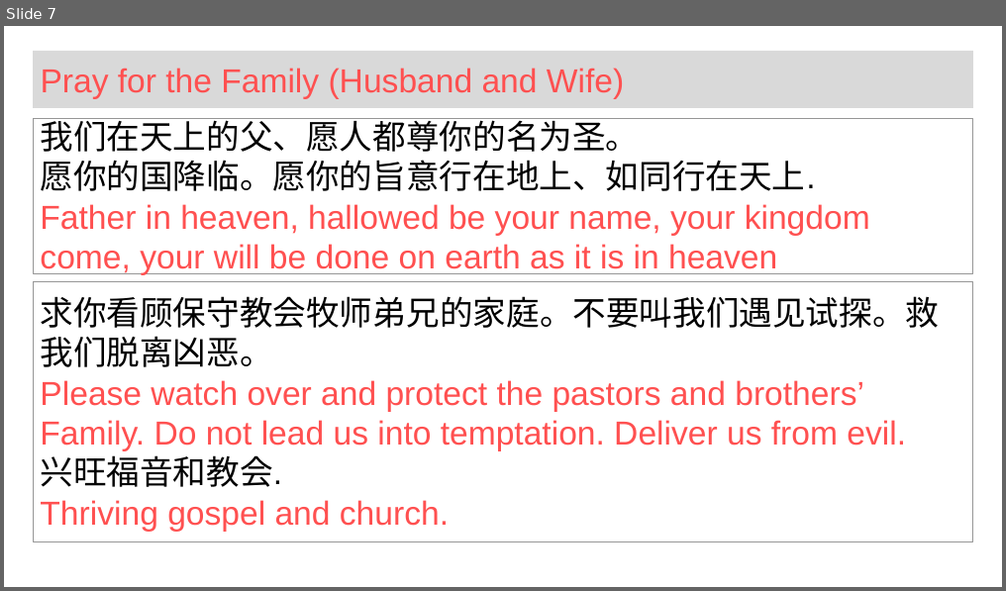
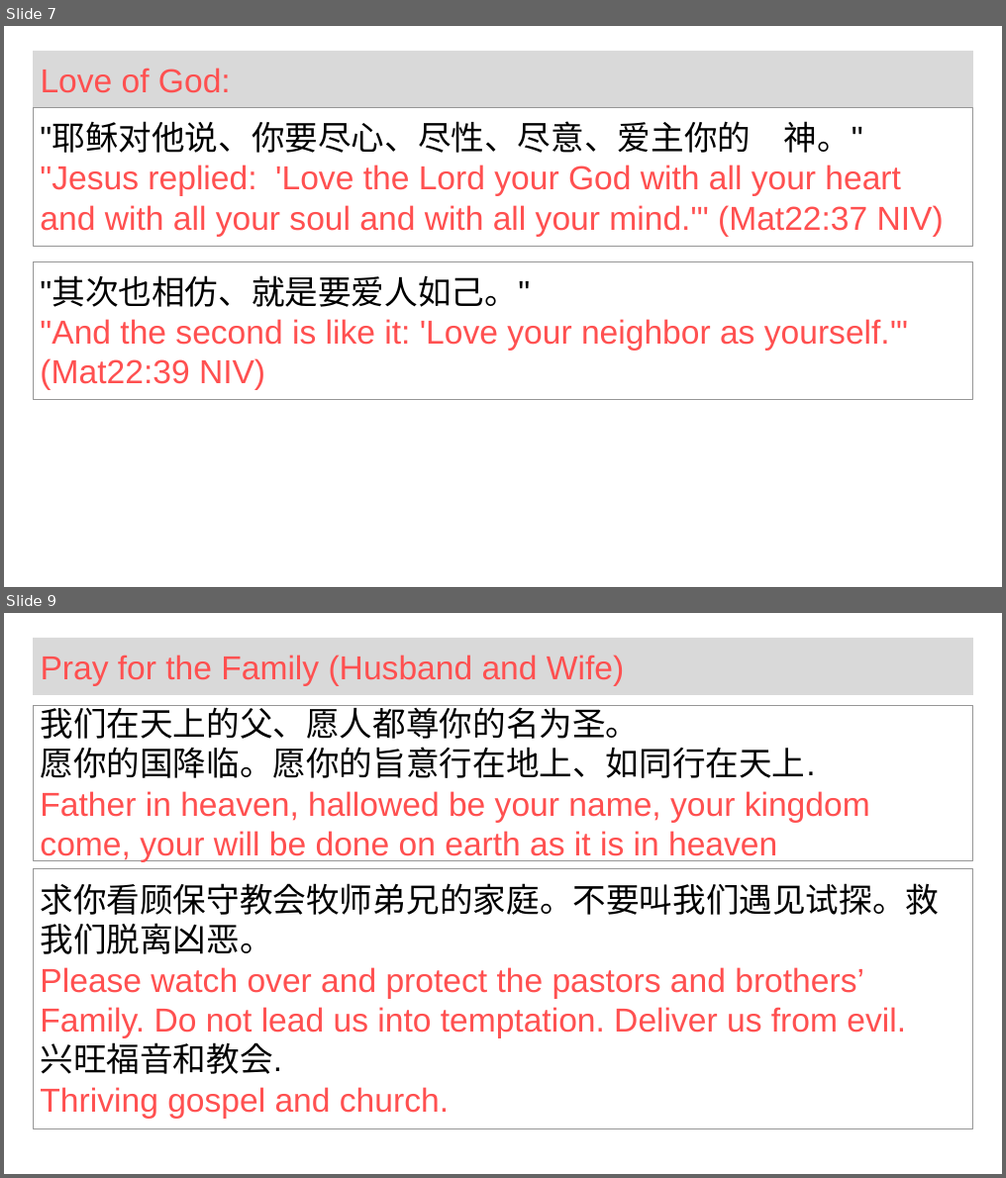
Before and after one commit to wdingbox/accc_2025_pp, a slide deck: work/wk_2Ki4_1_7.pptx. Shown one above the other, each under a label of ours: slide 7 before the commit, slides 7 and 9 after it; the slides between them are not shown. The pictures are 1006x591 and 1006x1178 pixels, drawn with LibreOffice and Linux fonts; fonts in the diff are those of the drawing; background and template pictures are left out. Boxes give left, top, right and bottom in pixels: in the first picture for what was removed or moved away, otherwise in the second. Text is boxed around its words. In the diff, an @@ line names an element or a change of style, - is before the commit and + after.

```diff
--- a/work/wk_2Ki4_1_7.pptx
+++ b/work/wk_2Ki4_1_7.pptx
@@ slide 7 added at [4, 26, 1002, 587], background picture (left out) @@
@@ title added at [33, 51, 973, 108], fill #D9D9D9, 32 pt, text #FF5050 @@
+Love of God:
@@ rectangle added at [33, 108, 973, 246], outline #969696 0.75 pt, 32 pt, text #FF5050 @@
+"耶稣对他说、你要尽心、尽性、尽意、爱主你的 神。" "Jesus replied: 'Love the Lord your God with all your heart and with all your soul and with all your mind.'" (Mat22:37 NIV)
@@ rectangle added at [33, 262, 973, 399], outline #969696 0.75 pt, 32 pt, text #FF5050 @@
+"其次也相仿、就是要爱人如己。"
+"And the second is like it: 'Love your neighbor as yourself.'" (Mat22:39 NIV)
@@ what was slide 7 is now slide 9 @@
```
Also in this commit, not shown: 1 slide changed, 1 other slide added, 1 other file.
